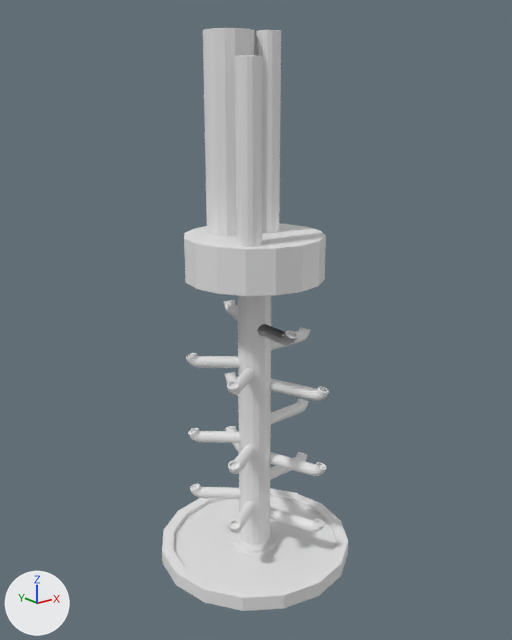
The FBX model Assets/Models/aeropod.fbx, before and after one commit.
Camera for both pictures: a 50 mm camera at (-17.3, -21.7, 19.4) aimed at (0.0, 0.0, 10.8). Every picture has the same lights, and +X, +Y and +Z are marked at lower left.

Script lines for the objects in view, before the commit:
```python
me_cylinder_007 = bpy.data.meshes.new('Cylinder.007')
me_cylinder_007.from_pydata(...)  # 5200 vertices, 4904 faces; spans x -4.2..4.2, y -4.2..4.2, z -1.1..20.8
ob_aeropod = bpy.data.objects.new('AeroPod', me_cylinder_007)
ob_aeropod.location = (0.0, 0.0, 1.0)
```
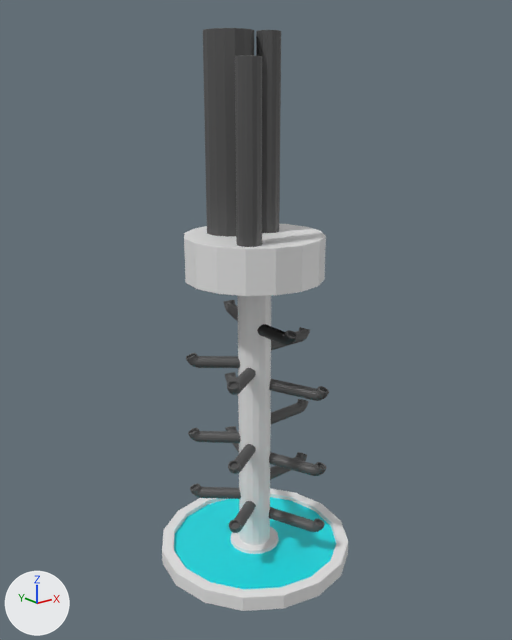
Location of each change, (x1, y1, x2, y2) in pixels of the pictures (512 x 640 px):
part 1 of me_cylinder_007, recoloured (white to grey)
    both: (186, 300, 329, 533)
part 2 of me_cylinder_007, recoloured
    both: (203, 28, 281, 247)
part 3 of me_cylinder_007, recoloured (white to cyan)
    both: (174, 497, 336, 589)

Edits to the bpy script that builds the scene:
```text
Add mat_pipe:
    mat_pipe = principled_material('Pipe')
    mat_pipe.base_color = (0.0835, 0.0835, 0.0835)  # dark grey #525252
Add mat_water:
    mat_water = principled_material('Water')
    mat_water.base_color = (0.0, 0.744, 0.8)  # cyan #00e0e7
Add mat_main:
    mat_main = principled_material('Main')
    mat_main.base_color = (0.8, 0.8, 0.8)  # white #e7e7e7
Change me_cylinder_007:
    where me_cylinder_007.from_pydata(...)  # 5200 vertices, 4904 faces; spans x -4.2..4.2, y -4.2..4.2, z -1.1..20.8
    used by ob_aeropod; location = (0.0, 0.0, 1.0)
    me_cylinder_007 part 1: 4448 of the faces centred in x -2.4..3.3, y -2.9..3.1, z 0.5..9.9 switch from no material to mat_pipe (dark grey #525252)
    me_cylinder_007 part 2: 48 of the faces centred in x -1.9..1.3, y -1.9..1.9, z 16.5..17.0 switch from no material to mat_pipe (dark grey #525252)
    me_cylinder_007 part 3: 16 of the faces centred in x -2.3..2.3, y -2.3..2.3, z -0.6 switch from no material to mat_water (cyan #00e0e7)
    add me_cylinder_007.materials.append(mat_main)  # white #e7e7e7
```
